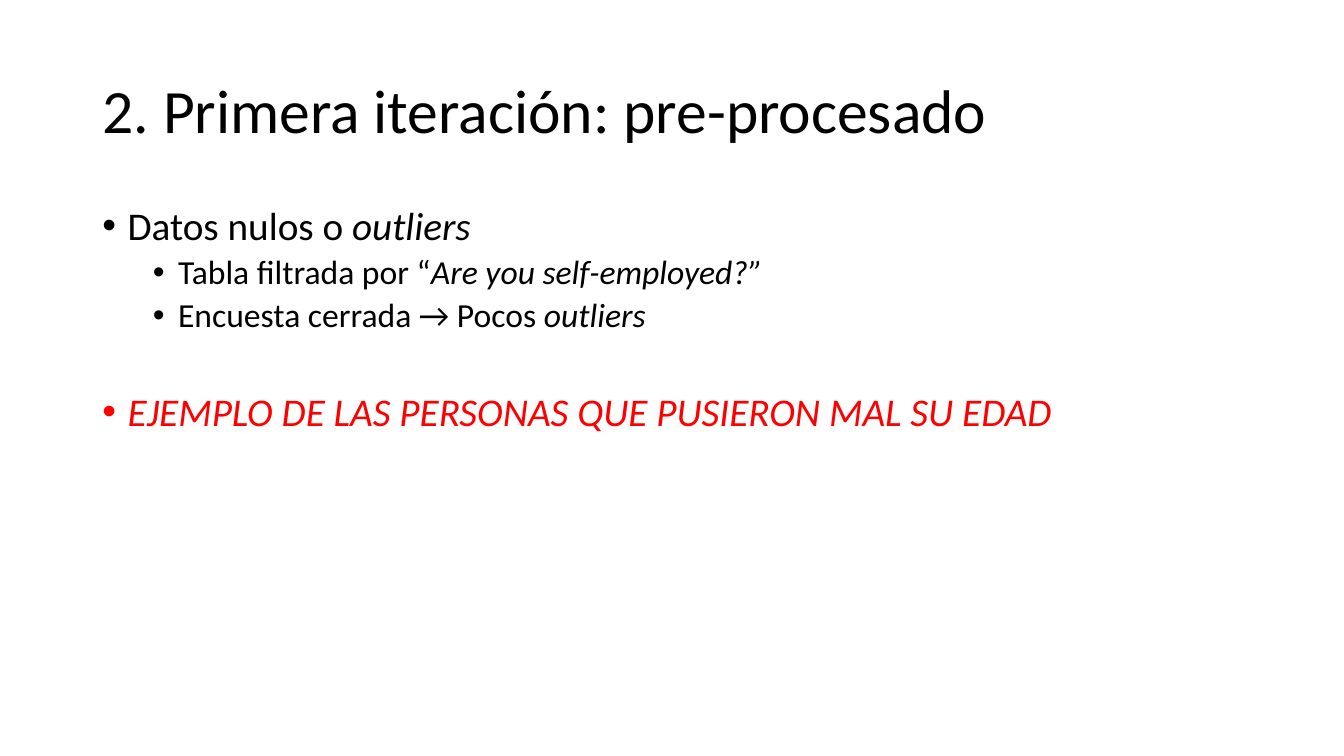
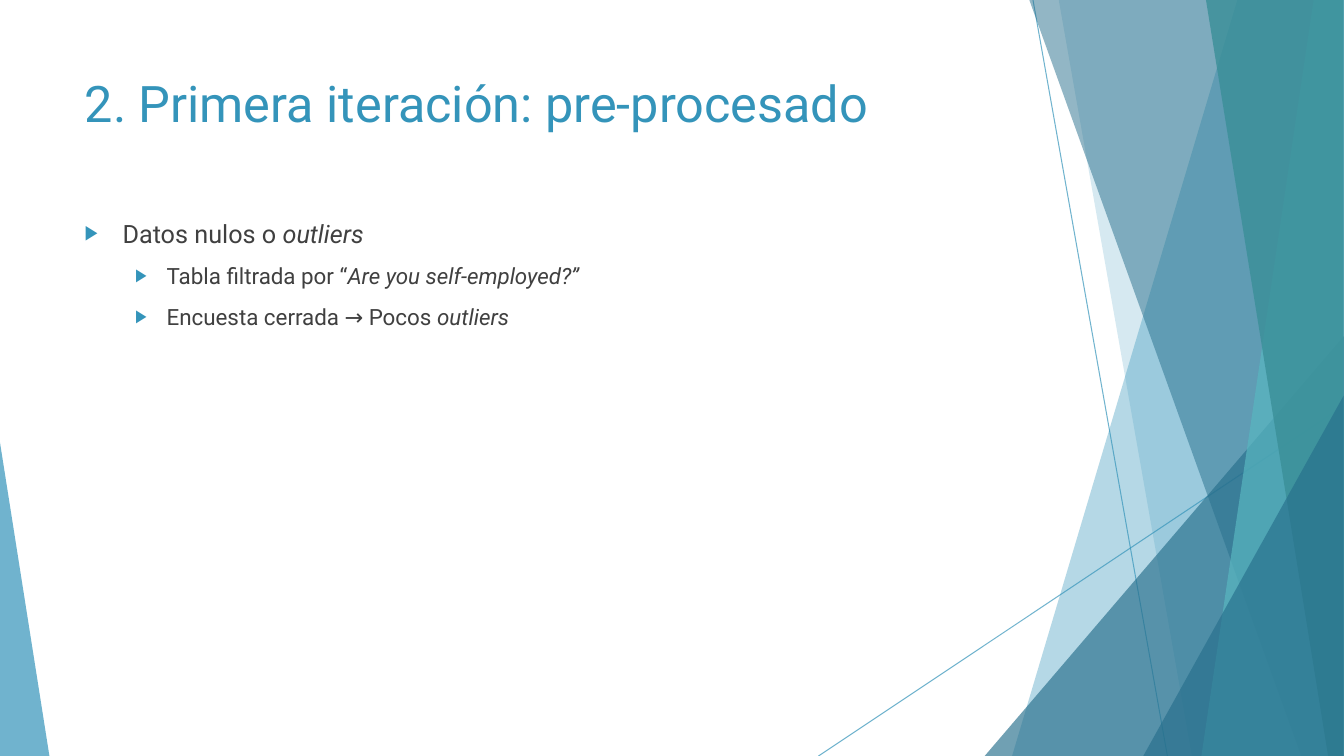
Before and after one commit to Geadalu/DataMiningHealth, a slide deck: slide 10 of Presentación DataMiningHealth.pptx. Drawn at 1344x756 pixels with LibreOffice and Linux fonts; fonts in the diff are those of the drawing. Boxes give left, top, right and bottom in pixels: in the first picture for what was removed or moved away, otherwise in the second. Text is boxed around its words. In the diff, an @@ line names an element or a change of style, - is before the commit and + after.

```diff
--- a/Presentación DataMiningHealth.pptx
+++ b/Presentación DataMiningHealth.pptx
@@ title "2. Primera iteración: pre-procesado": place and size @@
-title "2. Primera iteración: pre-procesado" at (102, 90, 987, 143)
+title "2. Primera iteración: pre-procesado" at (85, 84, 868, 133)
@@ title "2. Primera iteración: pre-procesado" at (85, 84, 868, 133): size 44 to 36 pt, font Calibri to Roboto, text colour #000000 to #3494BA; line spacing 0.9 to 1; vertical alignment middle to top @@
@@ text "Datos nulos o outliers": place and size @@
-text "Datos nulos o outliers" at (128, 212, 1051, 432)
+text "Datos nulos o outliers" at (123, 224, 579, 325)
@@ text "Datos nulos o outliers" at (123, 224, 579, 325): size 28 to 18 pt in "Datos nulos o outliers"; font Calibri to Roboto, text colour #000000 to #404040; size 24 to 16 pt in "Tabla filtrada por “Are you self-employed?”", "Encuesta cerrada → Pocos outliers"; bullet • to ▶; line spacing 0.9 to 1; more space between paragraphs @@
@@ text at (128, 400, 1051, 432): paragraph removed @@
-• EJEMPLO DE LAS PERSONAS QUE PUSIERON MAL SU EDAD
@@ group added at (0, 0, 1344, 756): 5 freeform shapes, 3 triangles, 2 lines @@
```
Also in this commit, not shown: 14 other slides changed, 5 slides added, 2 other files.
